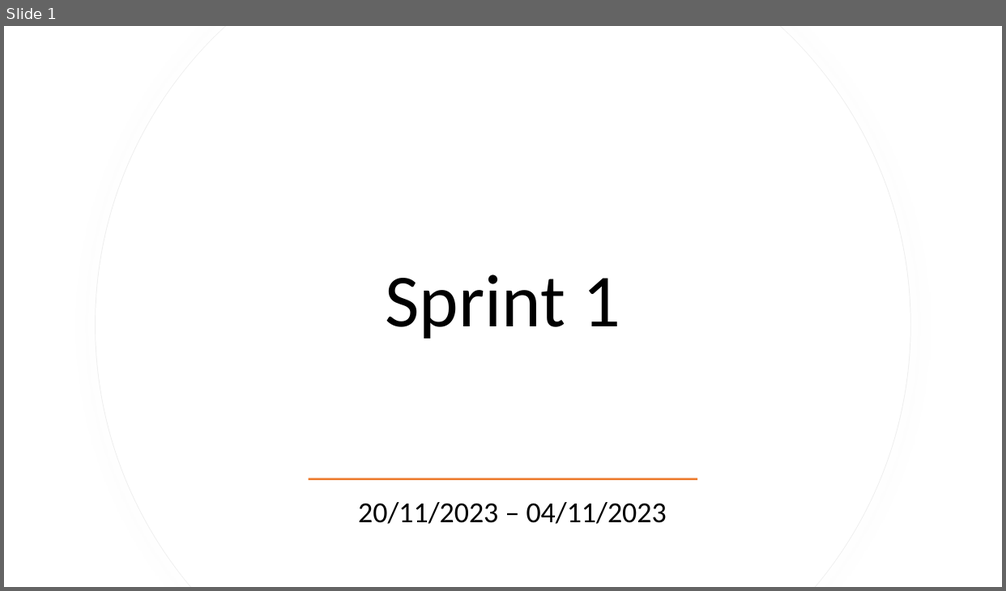
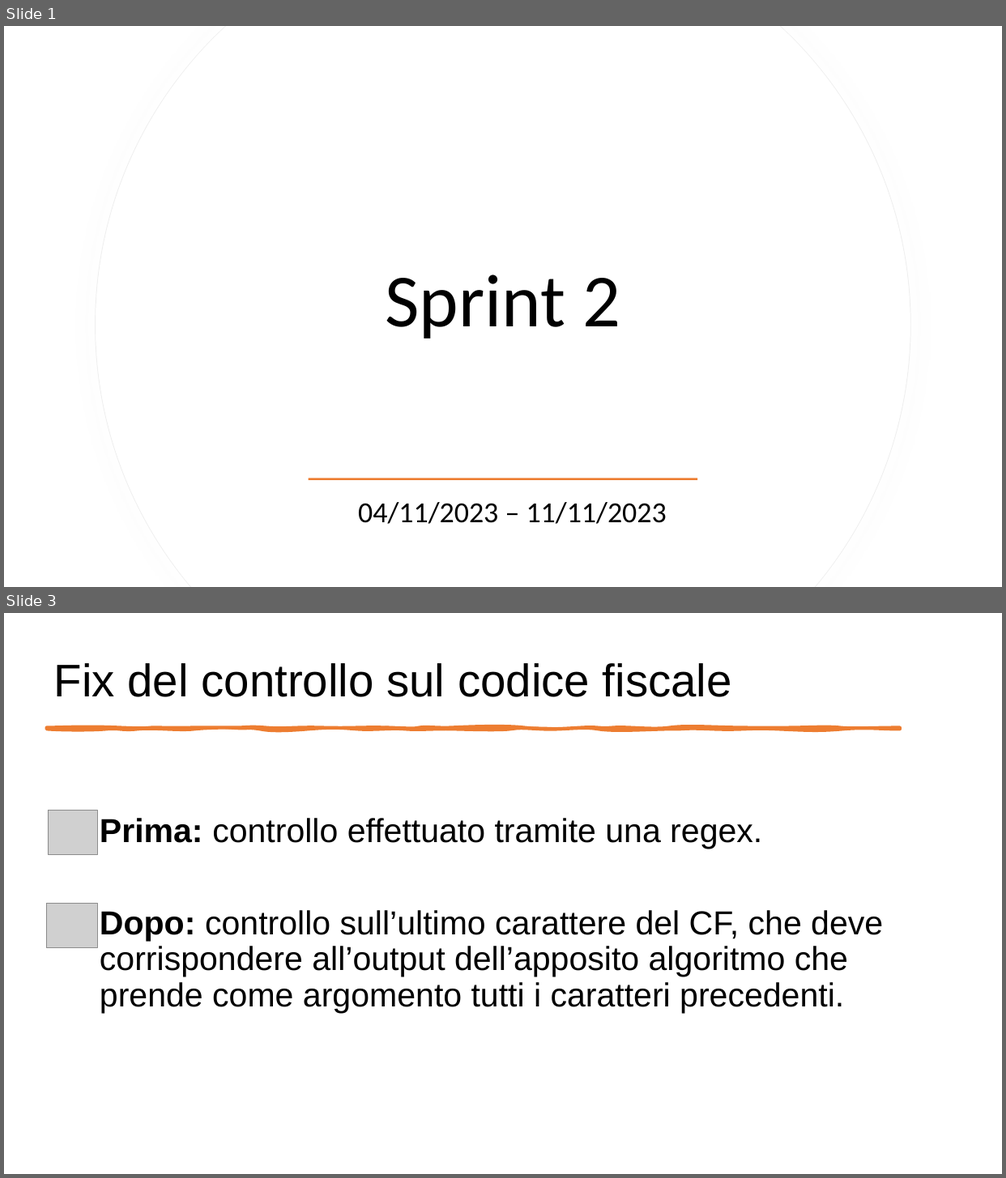
Before and after one commit to CSW-Teams/MS3-docs, a slide deck: Scrumtastic/Sprint2/Sprint2.pptx. Shown one above the other, each under a label of ours: slide 1 before the commit, slides 1 and 3 after it; the slides between them are not shown. The pictures are 1006x591 and 1006x1178 pixels, drawn with LibreOffice and Linux fonts; fonts in the diff are those of the drawing; grey boxes stand for pictures. Boxes give left, top, right and bottom in pixels: in the first picture for what was removed or moved away, otherwise in the second. Text is boxed around its words. In the diff, an @@ line names an element or a change of style, - is before the commit and + after.

Commit message:
sprint 2 powerPoint

```diff
--- a/Scrumtastic/Sprint2/Sprint2.pptx
+++ b/Scrumtastic/Sprint2/Sprint2.pptx
@@ slide 3 added at (x1=4, y1=613, x2=1002, y2=1174), background #FFFFFF @@
@@ title added at (x1=54, y1=663, x2=732, y2=697), 44 pt, text #000000 @@
+Fix del controllo sul codice fiscale
@@ freeform shape added at (x1=47, y1=727, x2=900, y2=729), fill #ED7D31, outline #ED7D31 3.25 pt @@
@@ picture added at (x1=49, y1=810, x2=98, y2=855) @@
@@ text added at (x1=100, y1=818, x2=883, y2=1013), 32 pt, text #000000 @@
+• Prima: controllo effettuato tramite una regex.
+• Dopo: controllo sull’ultimo carattere del CF, che deve corrispondere all’output dell’apposito algoritmo che prende come argomento tutti i caratteri precedenti.
@@ picture added at (x1=47, y1=904, x2=98, y2=948) @@
@@ slide 1 changed as well @@
@@ title at (x1=386, y1=275, x2=620, y2=339): text changed @@
-Sprint 1
+Sprint 2
@@ subtitle at (x1=358, y1=502, x2=667, y2=524): text changed @@
-20/11/2023 – 04/11/2023
+04/11/2023 – 11/11/2023
```
Also in this commit, not shown: 2 other slides changed, 22 other slides added, 15 slides removed.
